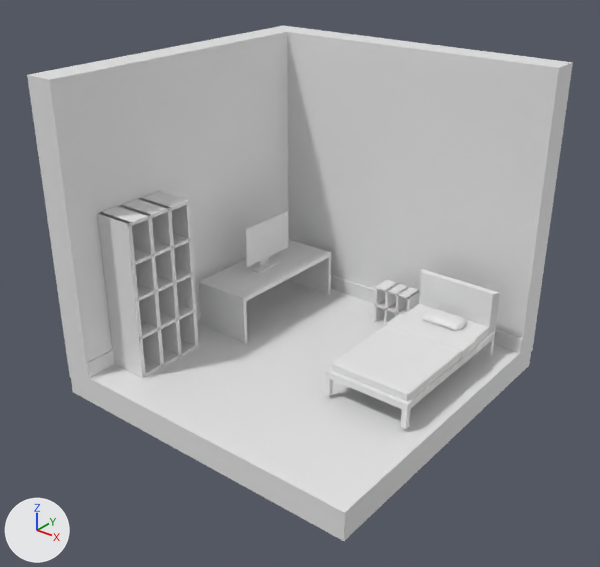
The Blender file newdon/all_objects.blend: old version first, new version second.
Camera for both pictures: a 50 mm camera at (5.43, -7.0, 7.62) aimed at (-0.15, -0.02, 3.29). Arrows for +X, +Y and +Z are at lower left; the lights stay in place.

The older version as bpy lines, for what is in view:
```python
me_cubo_001 = bpy.data.meshes.new('Cubo.001')
me_cubo_001.from_pydata(...)  # 883 vertices, 881 faces; spans x -1.0..1.0, y -1.0..1.0, z -1.46..2.91
me_cubo_006 = bpy.data.meshes.new('Cubo.006')
me_cubo_006.from_pydata(...)  # 73 vertices, 47 faces, 2 loose edges; spans x -1.0..33.7, y -1.0..1.0, z -1.0..1.0
me_cubo_008 = bpy.data.meshes.new('Cubo.008')
me_cubo_008.from_pydata(...)  # 62 vertices, 60 faces; spans x -1.0..1.0, y -1.0..1.0, z -21.9..1.0
ob_bed = bpy.data.objects.new('Bed', me_cubo_001)
ob_bed.location = (1.13, 0.55, 2.55)
ob_bed.scale = (0.548, 1.02, 0.198)
ob_mesa = bpy.data.objects.new('Mesa', me_cubo_008)
ob_mesa.location = (-1.38, 0.81, 2.83)
ob_mesa.scale = (0.396, 0.926, 0.0283)
ob_mini_armario = bpy.data.objects.new('Mini Armario', me_cubo_006)
ob_mini_armario.location = (0.0, 1.56, 2.18)
ob_mini_armario.scale = (0.0154, 0.143, 0.559)
# also in view: 'Armario' at (-1.64, -1.04, 3.22); 'Room' at (-0.19, 0.19, 3.69); 'Monitor' at (-1.41, 0.83, 3.2)
```
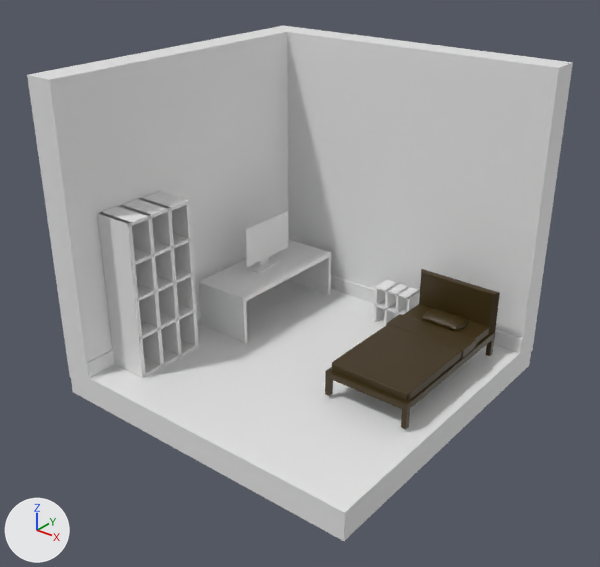
Where the change shows, as pixel boxes (x1, y1, x2, y2) in the pictures (600 x 567 px):
'Bed', recoloured (white to brown)
    both: (325, 269, 500, 429)

Edits to the bpy script that builds the scene:
```text
Add mat_materiais:
    mat_materiais = principled_material('Materiais')
    mat_materiais.base_color = (0.0422, 0.0237, 0.000482)  # brown #3a2b02
Change me_cubo_001:
    where me_cubo_001.from_pydata(...)  # 883 vertices, 881 faces; spans x -1.0..1.0, y -1.0..1.0, z -1.46..2.91
    add me_cubo_001.materials.append(mat_materiais)  # brown #3a2b02
```
